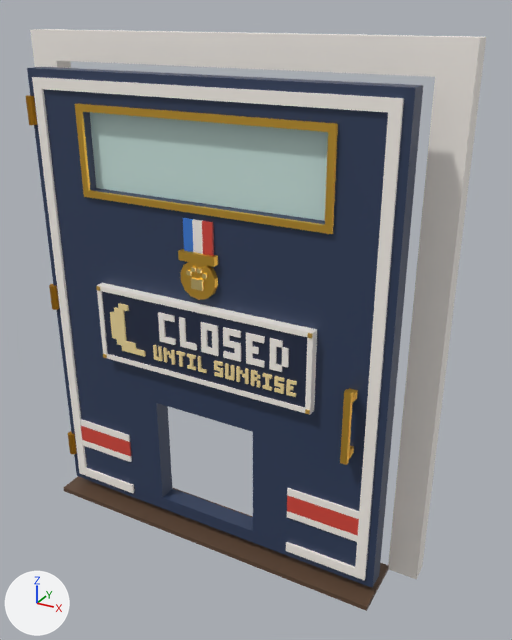
A saved change to the FBX model assets/cat-cafe/exports/CatCafe_Door_Medal_Back.fbx.
Camera for both pictures: a 50 mm lens placed at (0.0539, -0.0828, 0.0825), pointed at (0.0059, 0.0045, 0.0389). Every picture has the same lights, and +X, +Y and +Z are marked at lower left. The older version comes first. Where no turn or scale is listed for an object, it has been applied to the vertices.

The first picture shows 'CatCafe_Door_Medal_Back', 'CatCafe_Door_Medal_Back_Leaf', 'CatCafe_Door_Medal_Back_Leaf_Glass', 'CatCafe_Door_Medal_Back_Sign', 'CatCafe_Door_Medal_Back_Sign_Bulb'.
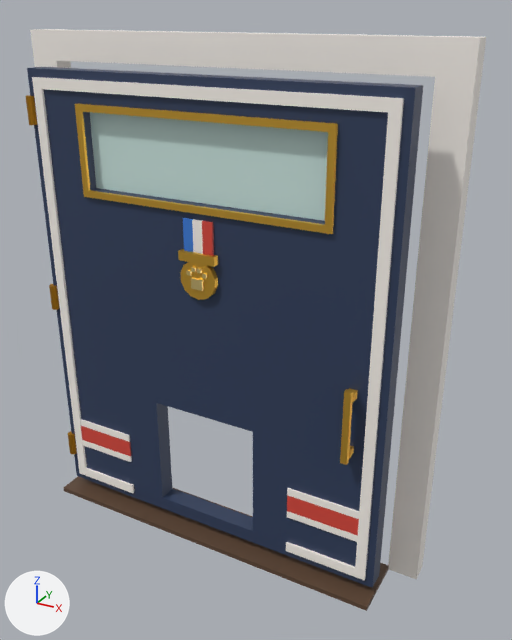
Patch to the scene script:
```diff
--- a/assets/cat-cafe/exports/CatCafe_Door_Medal_Back.fbx.py
+++ b/assets/cat-cafe/exports/CatCafe_Door_Medal_Back.fbx.py
@@ ob_catcafe_door_medal_back_sign_bulb @@
-ob_catcafe_door_medal_back_sign_bulb = bpy.data.objects.new('CatCafe_Door_Medal_Back_Sign_Bulb', me_catcafe_door_medal_back_sign_bulb)
-ob_catcafe_door_medal_back_sign_bulb.location = (-0.0288, -0.0022, 0.0)
@@ ob_catcafe_door_medal_back_sign @@
-ob_catcafe_door_medal_back_sign = bpy.data.objects.new('CatCafe_Door_Medal_Back_Sign', me_catcafe_door_medal_back_sign)
-ob_catcafe_door_medal_back_sign.location = (-0.0288, -0.0022, 0.0)
```

Pixel boxes (x1, y1, x2, y2) of what changed, in the pictures (512 x 640 px):
'CatCafe_Door_Medal_Back_Sign', deleted
    before: (96, 283, 317, 415)
'CatCafe_Door_Medal_Back_Sign_Bulb', deleted
    before: (110, 303, 297, 397)
